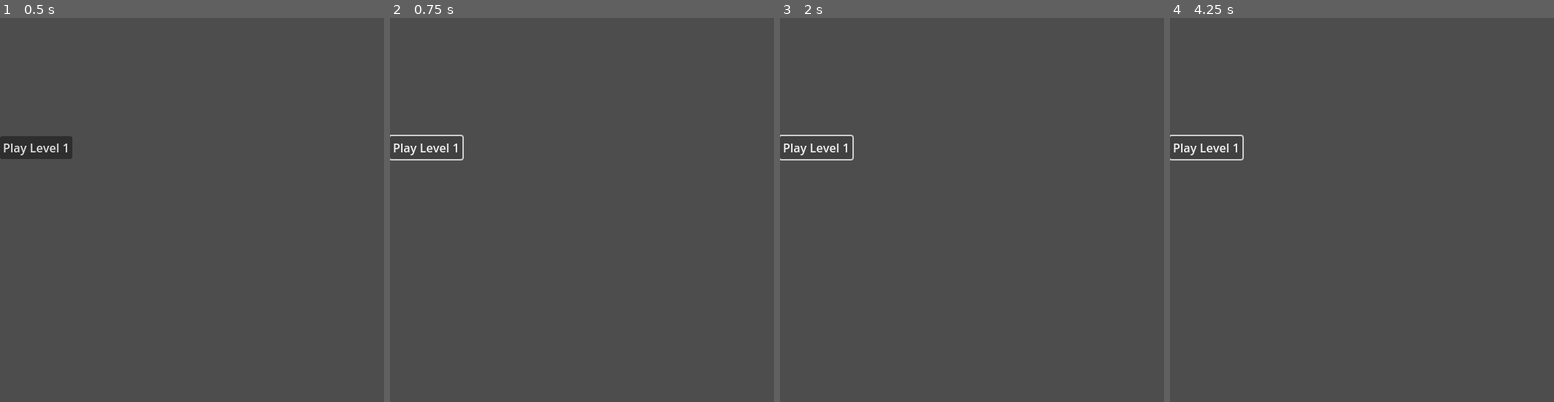
Above: before the commit, frames 1-4 (left to right).
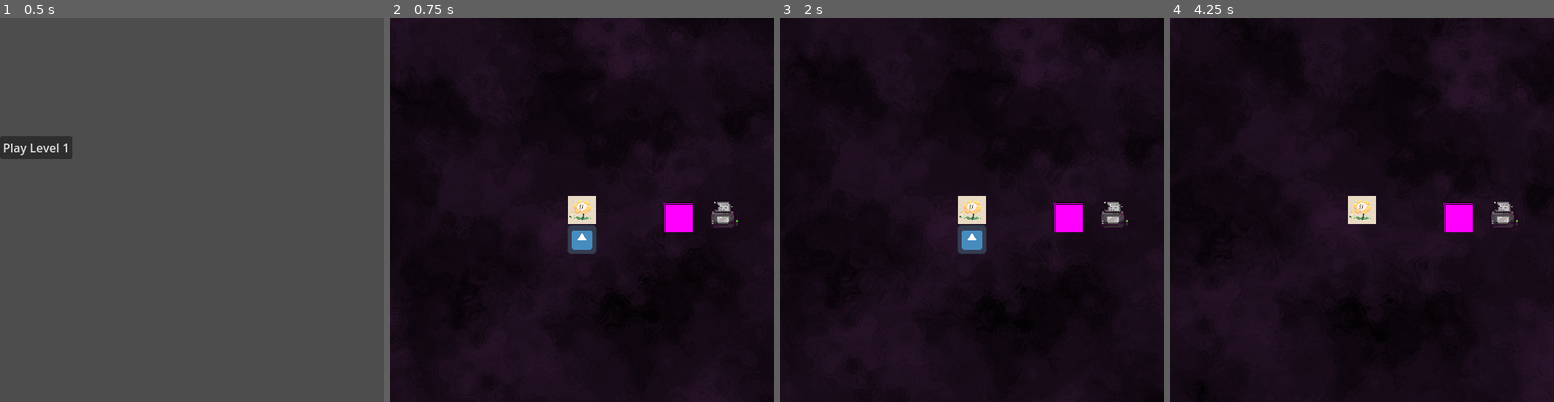
Above: after the commit, the same moments.

Repository: dipilo/sunroom
Game: Godot game, scene res://scenes/mainmenu.tscn
Two runs of this game, one before a commit and one after it. Both use one fixed random seed, a clock stepped at 60 frames per second and the inputs below. This scene is started directly instead of the project's main scene. The engine's default icon, where the game draws it, is replaced by a stand-in: a white triangle on a blue panel in a dark square.
Inputs (mouse positions are in pixels of both pictures, inside the frame that each line leads up to):
- Up to frame 1 (0.5 s): no input
- Up to frame 2 (0.75 s): click "Play Level 1" at 0.5 s
- Up to frame 3 (2 s): click (814, 148) at 1.25 s, where only the run before the commit has a clickable "Play Level 1"
- Up to frame 4 (4.25 s): tap Enter at 2 s; hold D (direction_right) 2.03-2.78 s; hold S (direction_down) 2.78-3.53 s; hold D (direction_right) from 3.53 s (still down)

Frame 1 is identical in both runs. In frame 2, 100% of the frame differs, in the area x 0-100%, y 0-100%; in frame 3, 100%; in frame 4, 100%.

Commit message:
ASDUYGFLAIGDS

Diff:
--- a/gardengame/scenes/mainmenu.gd
+++ b/gardengame/scenes/mainmenu.gd
@@ -1 +1,6 @@
 extends Control
+
+
+func _enter_lvl1() -> void:
+	get_tree().change_scene_to_file("res://scenes/battlefield.tscn")
+	#get_tree().change_scene(load("res://scenes/battlefield.tscn"))
--- a/gardengame/scenes/mainmenu.tscn
+++ b/gardengame/scenes/mainmenu.tscn
@@ -11,9 +11,11 @@
 grow_vertical = 2
 script = ExtResource("1_5mbse")
 
-[node name="Button" type="Button" parent="."]
+[node name="lvl1button" type="Button" parent="."]
 layout_mode = 0
 offset_top = 160.0
 offset_right = 98.0
 offset_bottom = 191.0
 text = "Play Level 1"
+
+[connection signal="button_down" from="lvl1button" to="." method="_enter_lvl1"]
